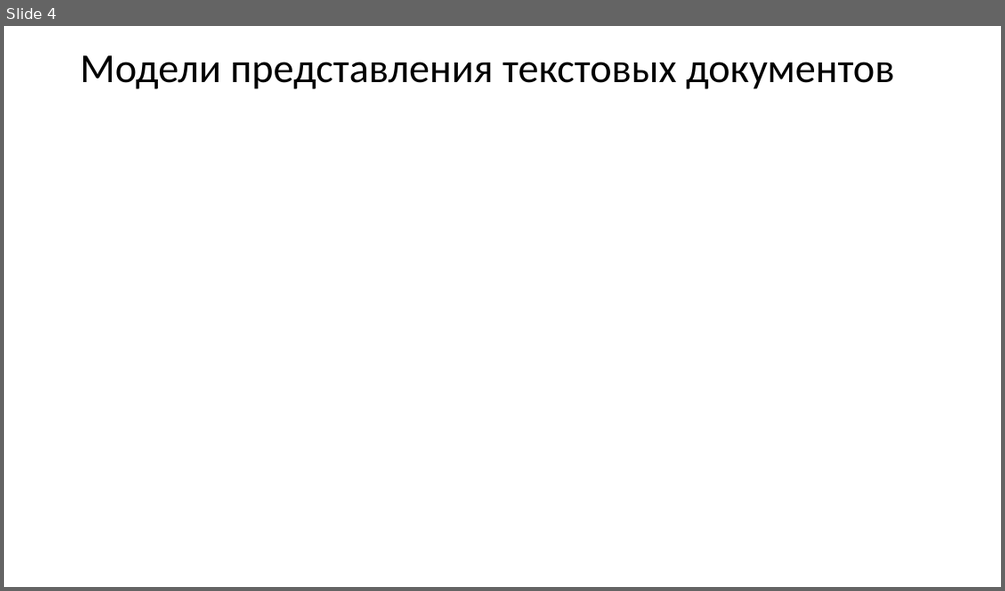
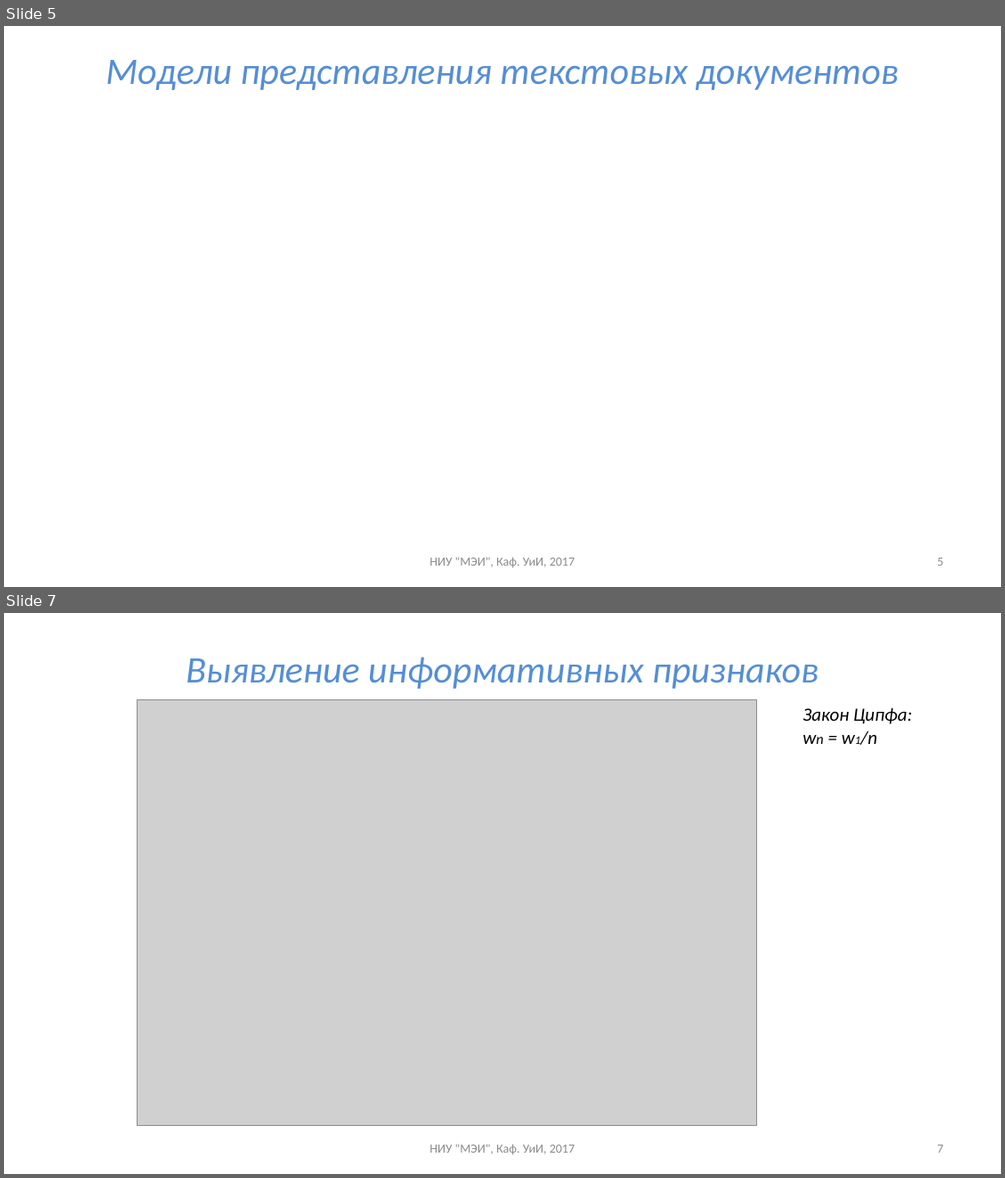
Before and after one commit to uii-mpei/uii-mpei.github.io, a slide deck: study/courses/iis/IIS_lec_2.pptx. Shown one above the other, each under a label of ours: slide 4 before the commit, slides 5 and 7 after it; the slides between them are not shown. The pictures are 1005x591 and 1005x1178 pixels, drawn with LibreOffice and Linux fonts; fonts in the diff are those of the drawing; grey boxes stand for pictures. Boxes give left, top, right and bottom in pixels: in the first picture for what was removed or moved away, otherwise in the second. Text is boxed around its words. In the diff, an @@ line names an element or a change of style, - is before the commit and + after.

```diff
--- a/study/courses/iis/IIS_lec_2.pptx
+++ b/study/courses/iis/IIS_lec_2.pptx
@@ slide 7 added at bbox=[4, 613, 1001, 1174], background #FFFFFF @@
@@ title added at bbox=[186, 657, 818, 689], 36 pt, text #558ED5, italic @@
+Выявление информативных признаков
@@ picture added at bbox=[138, 699, 756, 1125] @@
@@ text added at bbox=[802, 707, 912, 744], 18 pt, text #000000, italic @@
+Закон Ципфа:
+wn = w1/n
@@ text added at bbox=[429, 1143, 574, 1154], 12 pt, text #8C8C8C @@
+НИУ "МЭИ", Каф. УиИ, 2017
@@ page number added at bbox=[937, 1144, 943, 1152], 12 pt, text #8C8C8C @@
+7
@@ what was slide 4 is now slide 5 @@
@@ slide 5 changed as well @@
@@ title "Модели представления текстовых документов" at bbox=[105, 60, 898, 90]: size 39.6 to 36 pt, text colour #000000 to #558ED5, italic on; alignment left to centre; line spacing 0.9 to 1 @@
@@ text added at bbox=[429, 556, 574, 567], 12 pt, text #8C8C8C @@
+НИУ "МЭИ", Каф. УиИ, 2017
@@ page number added at bbox=[937, 557, 943, 565], 12 pt, text #8C8C8C @@
+5
```
Also in this commit, not shown: 3 other slides changed, 18 other slides added, 2 other files.
